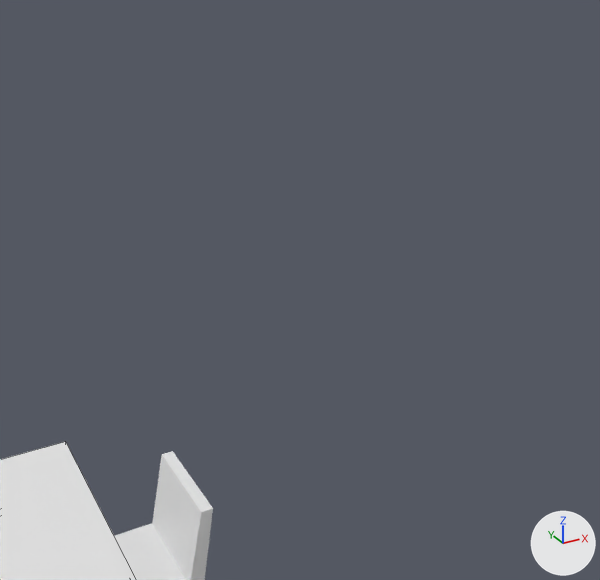
What one commit did to the Blender file INB Resources/Raw Assets/Blender/Tables and Chairs.blend.
Both versions are drawn from a 50 mm lens placed at (-0.219, -0.397, 3.561), pointed at (-0.043, -0.076, 3.401). The axes (+X, +Y, +Z) are drawn at lower right. The lights are the same throughout. Mesh edges are drawn as thin lines on the coarser meshes.

The first picture shows 'Atrium High Desk', 'Chair.001'.
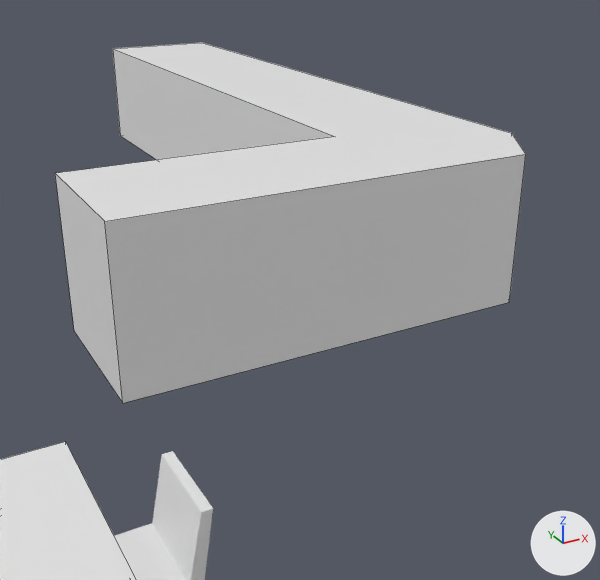
The change, as a list of edits to the scene's bpy script:
```text
Add me_cube_017:
    me_cube_017.from_pydata([(0.06, -1.55, -0.37), (0.06, -1.55, 0.37), (0.06, 0.43, -0.37), (0.06, 0.43, 0.37), (0.73, -1.55, -0.37), (0.73, -1.55, 0.37), (-1.07, 0.43, 0.37), (-1.07, 0.43, -0.37), (-1.07, 0.81, 0.37), (-1.07, 0.81, -0.37), (0.73, 0.62, 0.37), (0.54, 0.81, 0.37), (0.54, 0.81, -0.37), (0.73, 0.62, -0.37)], [], [(1, 3, 2, 0), (5, 1, 0, 4), (9, 12, 13, 4, 0, 2, 7), (5, 10, 11, 8, 6, 3, 1), (7, 6, 8, 9), (4, 13, 10, 5), (8, 11, 12, 9), (2, 3, 6, 7), (10, 13, 12, 11)])
Add ob_door_handle_decent:
    ob_door_handle_decent = bpy.data.objects.new('Door Handle Decent', me_cube_017)
    ob_door_handle_decent.location = (-0.0665, -0.0761, 3.4612)
    ob_door_handle_decent.scale = (0.0915, -0.139, -0.0755)
```

Boxes (x1, y1, x2, y2) around the edits, measured in the pictures (600 x 580 px):
'Door Handle Decent', added: after (55, 43, 526, 403)
